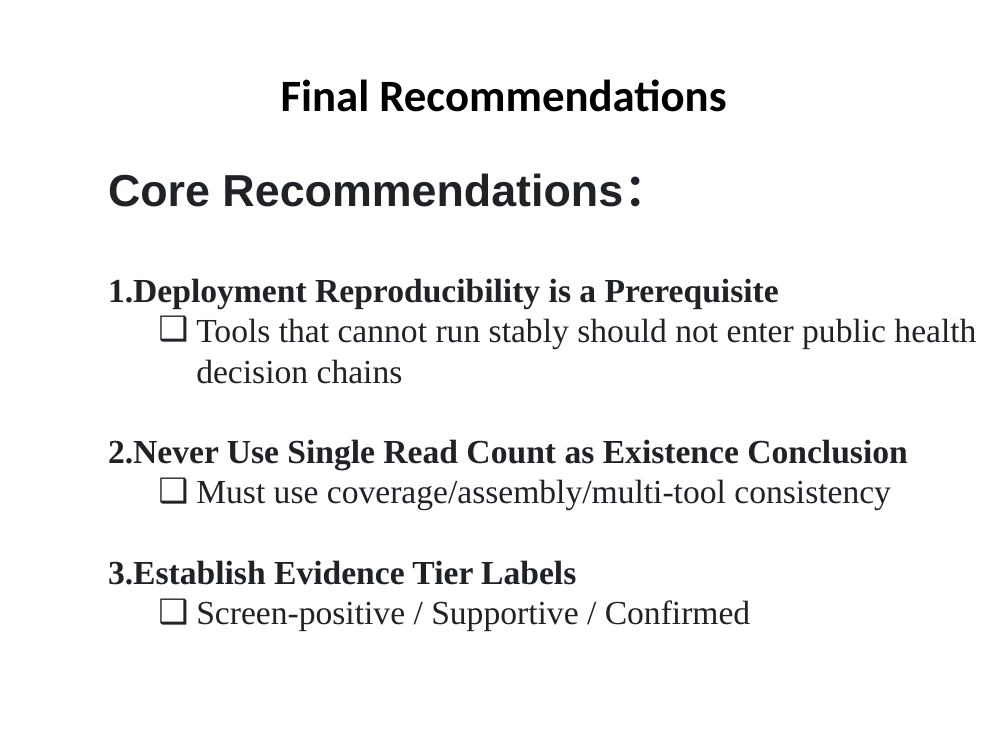
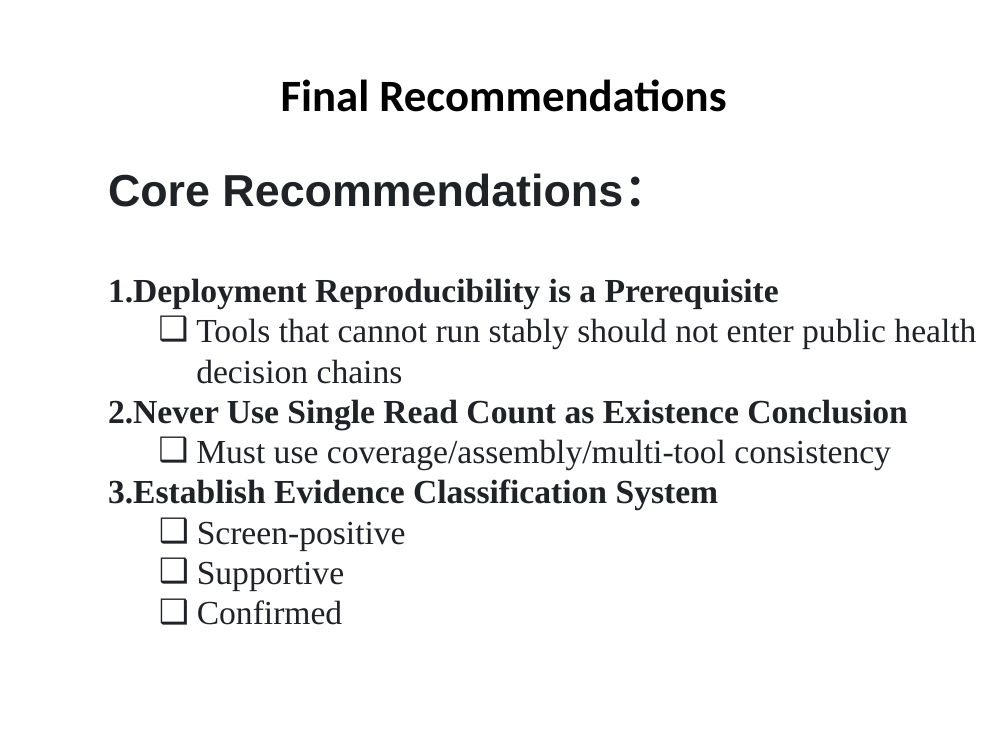
Before and after one commit to pengsihua2023/Metagenomic-Viral-Detection-Tool-Assessment, a slide deck: slide 26 of Wastewater Metagenomic Viral Detection Tool Assessment-1218.pptx. Drawn at 1008x756 pixels with LibreOffice and Linux fonts; fonts in the diff are those of the drawing. Boxes give left, top, right and bottom in pixels: in the first picture for what was removed or moved away, otherwise in the second. Text is boxed around its words. In the diff, an @@ line names an element or a change of style, - is before the commit and + after.

```diff
--- a/Wastewater Metagenomic Viral Detection Tool Assessment-1218.pptx
+++ b/Wastewater Metagenomic Viral Detection Tool Assessment-1218.pptx
@@ text at [108, 479, 719, 625]: text changed; bold on @@
-3. Establish Evidence Tier Labels
-  ❑ Screen-positive / Supportive / Confirmed
+3. Establish Evidence Classification System
+❑ Screen-positive
+❑ Supportive
+❑ Confirmed
```
Also in this commit, not shown: 15 other slides changed.
